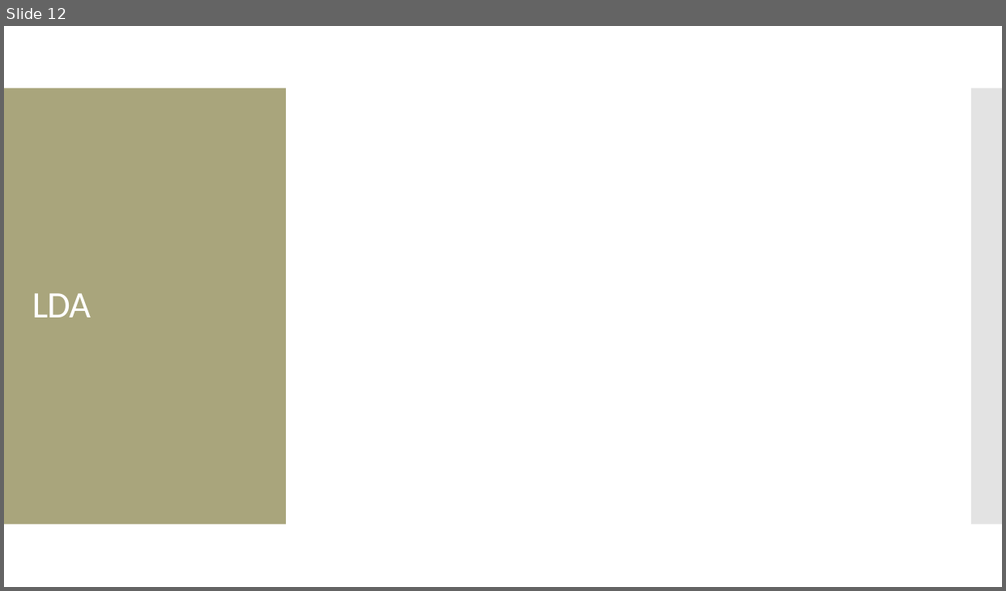
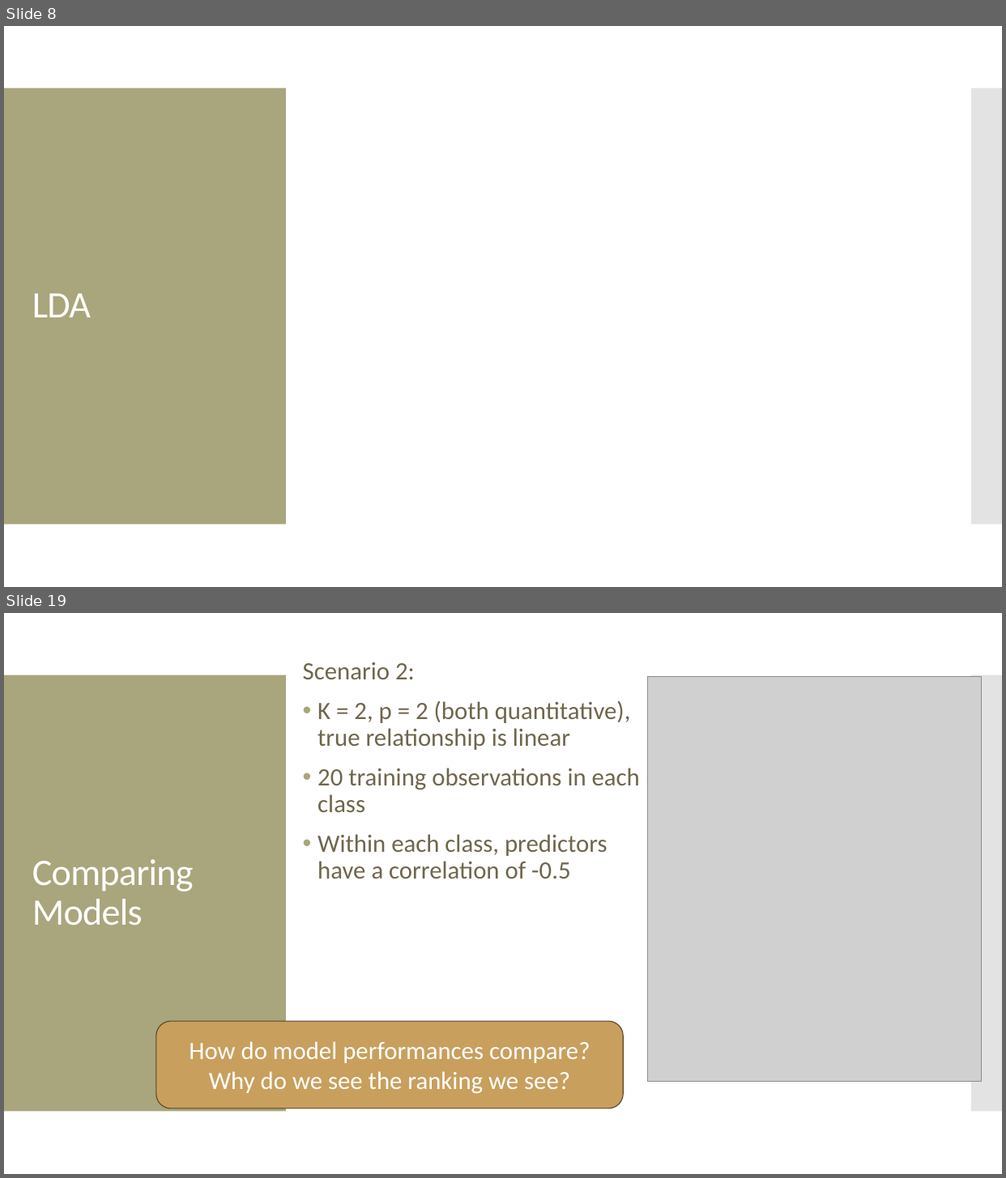
Before and after one commit to amosca01/CAIS380ML-S24, a slide deck: slides/08-QDA-naive-bayes.pptx. Shown one above the other, each under a label of ours: slide 12 before the commit, slides 8 and 19 after it; the slides between them are not shown. The pictures are 1006x591 and 1006x1178 pixels, drawn with LibreOffice and Linux fonts; fonts in the diff are those of the drawing; grey boxes stand for pictures. Boxes give left, top, right and bottom in pixels: in the first picture for what was removed or moved away, otherwise in the second. Text is boxed around its words. In the diff, an @@ line names an element or a change of style, - is before the commit and + after.

Commit message:
class

```diff
--- a/slides/08-QDA-naive-bayes.pptx
+++ b/slides/08-QDA-naive-bayes.pptx
@@ slide 19 added at (x1=4, y1=613, x2=1002, y2=1174), background #FFFFFF; not listed: 2 template elements that a slide beside it also shows @@
@@ text added at (x1=303, y1=662, x2=640, y2=879), 24 pt, text #6F664C @@
+Scenario 2:
+• K = 2, p = 2 (both quantitative), true relationship is linear
+• 20 training observations in each class
+• Within each class, predictors have a correlation of -0.5
@@ picture added at (x1=648, y1=676, x2=982, y2=1082) @@
@@ title added at (x1=32, y1=859, x2=194, y2=926), 36 pt, text #FFFFFF @@
+Comparing Models
@@ rounded rectangle added at (x1=156, y1=1022, x2=623, y2=1110), fill #C89F5D, outline #584629 0.85 pt, 24 pt, text #FFFFFF @@
+How do model performances compare? Why do we see the ranking we see?
@@ what was slide 12 is now slide 8 @@
```
Also in this commit, not shown: 3 slides changed, 14 other slides added, 31 slides removed, 9 other files.
